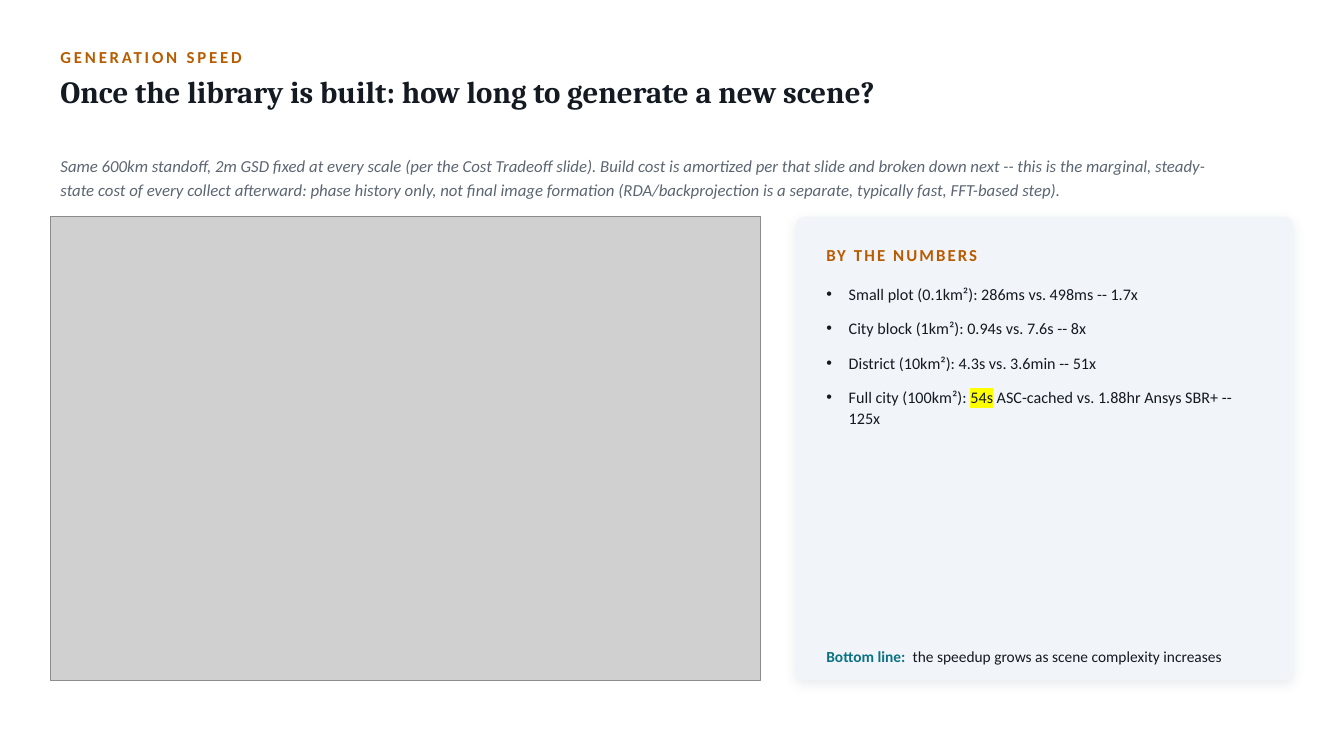
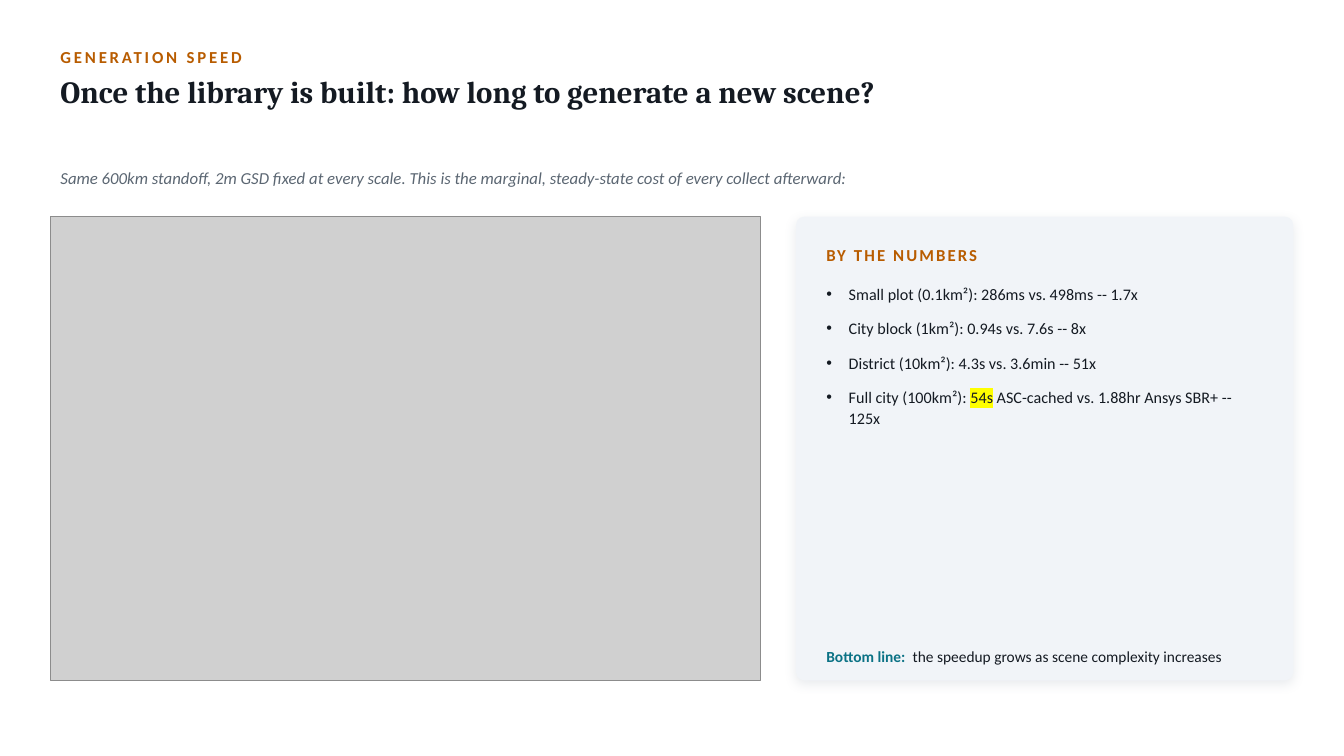
Before and after one commit to dphilli1-00/portfolio, a slide deck: slide 8 of beyond SARCASTIC.pptx. Drawn at 1344x756 pixels with LibreOffice and Linux fonts; fonts in the diff are those of the drawing; grey boxes stand for pictures. Boxes give left, top, right and bottom in pixels: in the first picture for what was removed or moved away, otherwise in the second. Text is boxed around its words. In the diff, an @@ line names an element or a change of style, - is before the commit and + after.

Commit message:
finalized code repo

```diff
--- a/beyond SARCASTIC.pptx
+++ b/beyond SARCASTIC.pptx
@@ text at <box>60,172,846,187</box>: text changed @@
-Same 600km standoff, 2m GSD fixed at every scale (per the Cost Tradeoff slide). Build cost is amortized per that slide and broken down next -- this is the marginal, steady-state cost of every collect afterward: phase history only, not final image formation (RDA/backprojection is a separate, typically fast, FFT-based step).
+Same 600km standoff, 2m GSD fixed at every scale. This is the marginal, steady-state cost of every collect afterward:
```
Also in this commit, not shown: 9 other slides changed, 2 slides added, 19 other files.
